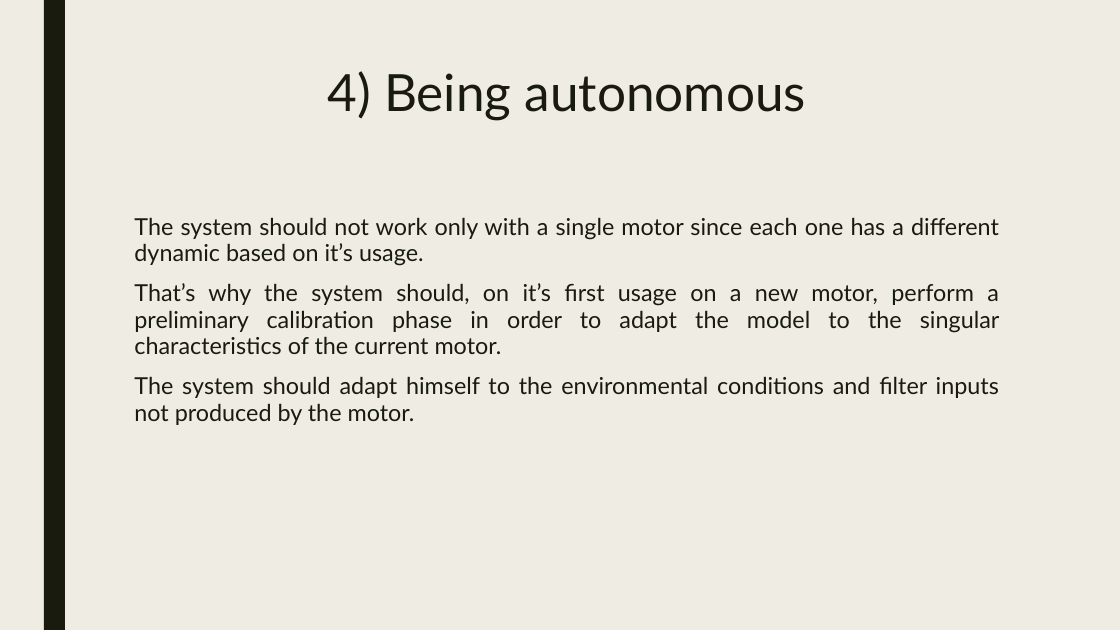
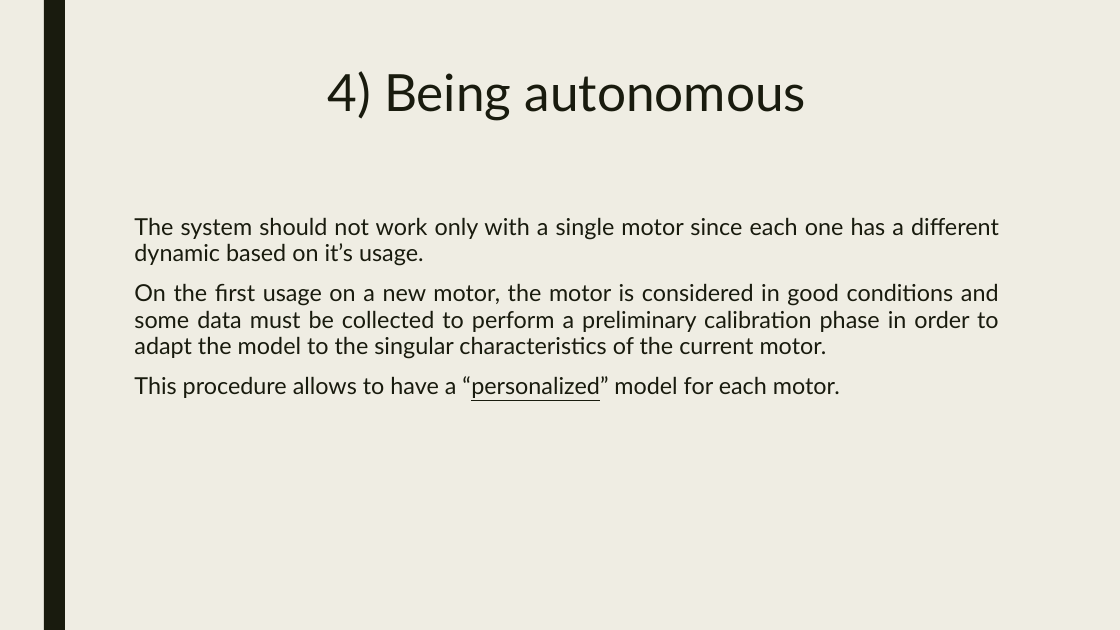
Before and after one commit to urzino/FanMonitoringBlueCoin, a slide deck: slide 9 of Pervasive_presentation_Milestone1_group8.pptx. Drawn at 1120x630 pixels with LibreOffice and Linux fonts; fonts in the diff are those of the drawing. Boxes give left, top, right and bottom in pixels: in the first picture for what was removed or moved away, otherwise in the second. Text is boxed around its words. In the diff, an @@ line names an element or a change of style, - is before the commit and + after.

```diff
--- a/Pervasive_presentation_Milestone1_group8.pptx
+++ b/Pervasive_presentation_Milestone1_group8.pptx
@@ text at [134,283,999,398]: text changed @@
-That’s why the system should, on it’s first usage on a new motor, perform a preliminary calibration phase in order to adapt the model to the singular characteristics of the current motor.
-The system should adapt himself to the environmental conditions and filter inputs not produced by the motor.
+On the first usage on a new motor, the motor is considered in good conditions and some data must be collected to perform a preliminary calibration phase in order to adapt the model to the singular characteristics of the current motor.
+This procedure allows to have a “personalized” model for each motor.
```
Also in this commit, not shown: 7 other slides changed, 8 slides added, 1 slide removed, 1 other file.
